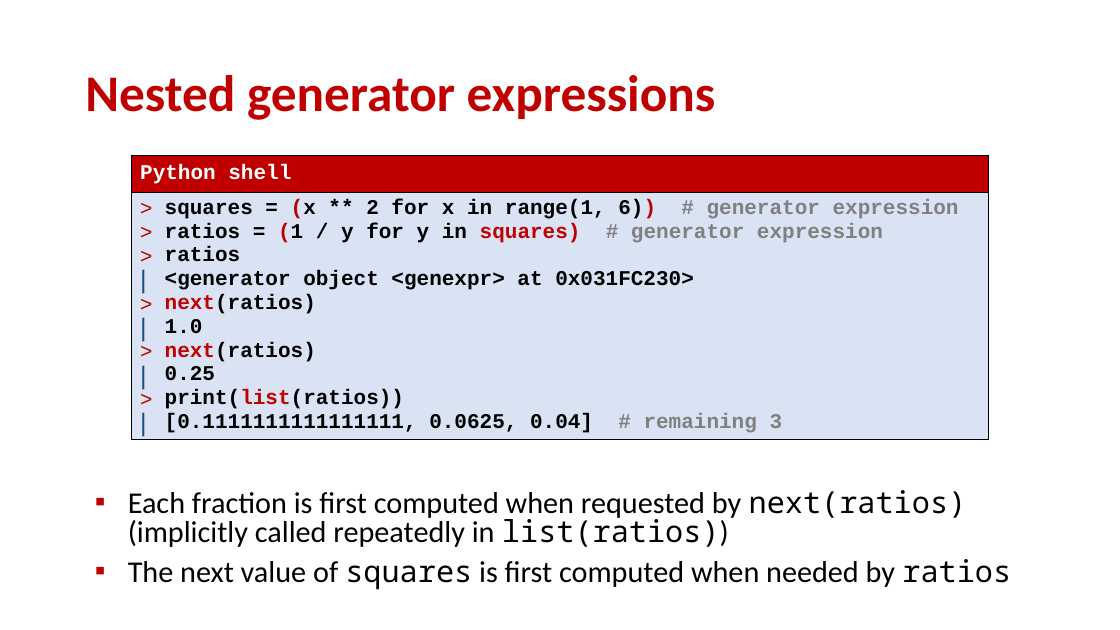
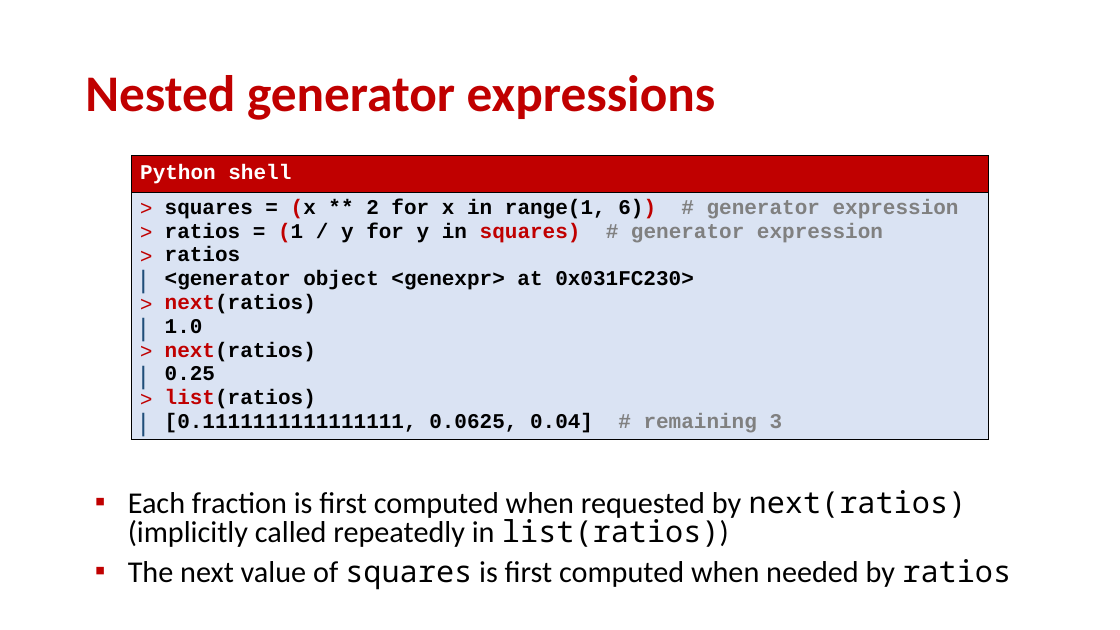
Before and after one commit to gsbrodal/gsbrodal.github.io, a slide deck: slide 18 of ipsa/slides/generator.pptx (slide 17 before the commit). Drawn at 1120x630 pixels with LibreOffice and Linux fonts; fonts in the diff are those of the drawing. Boxes give left, top, right and bottom in pixels: in the first picture for what was removed or moved away, otherwise in the second. Text is boxed around its words. In the diff, an @@ line names an element or a change of style, - is before the commit and + after.

Commit message:
generator slides

```diff
--- a/ipsa/slides/generator.pptx
+++ b/ipsa/slides/generator.pptx
@@ table at (x1=132, y1=155, x2=989, y2=453) @@
-row 2, column 1: squares = (x ** 2 for x in range(1, 6)) # generator expression / ratios = (1 / y for y in squares) # generator expression / ratios / <generator object <genexpr> at 0x031FC230> / next(ratios) / 1.0 / next(ratios) / 0.25 / print(list(ratios)) / [0.1111111111111111, 0.0625, 0.04] # remaining 3
+row 2, column 1: squares = (x ** 2 for x in range(1, 6)) # generator expression / ratios = (1 / y for y in squares) # generator expression / ratios / <generator object <genexpr> at 0x031FC230> / next(ratios) / 1.0 / next(ratios) / 0.25 / list(ratios) / [0.1111111111111111, 0.0625, 0.04] # remaining 3
```
Also in this commit, not shown: 9 other slides changed, 1 slide added, 7 other files.
